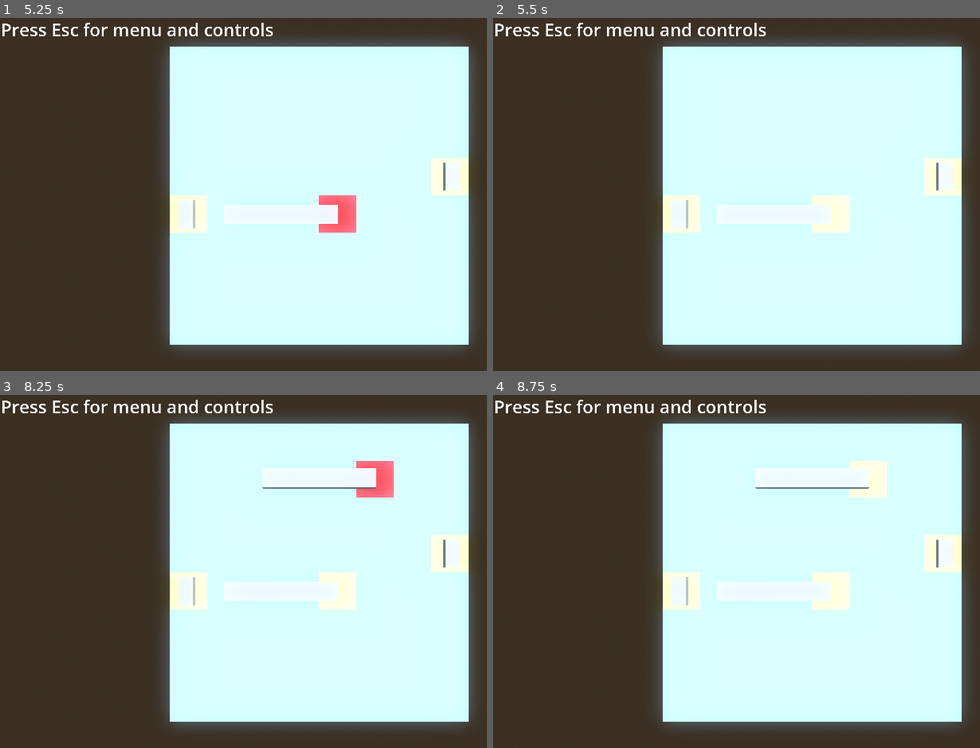
Above: before the commit, frames 1-4 (two rows, left to right).
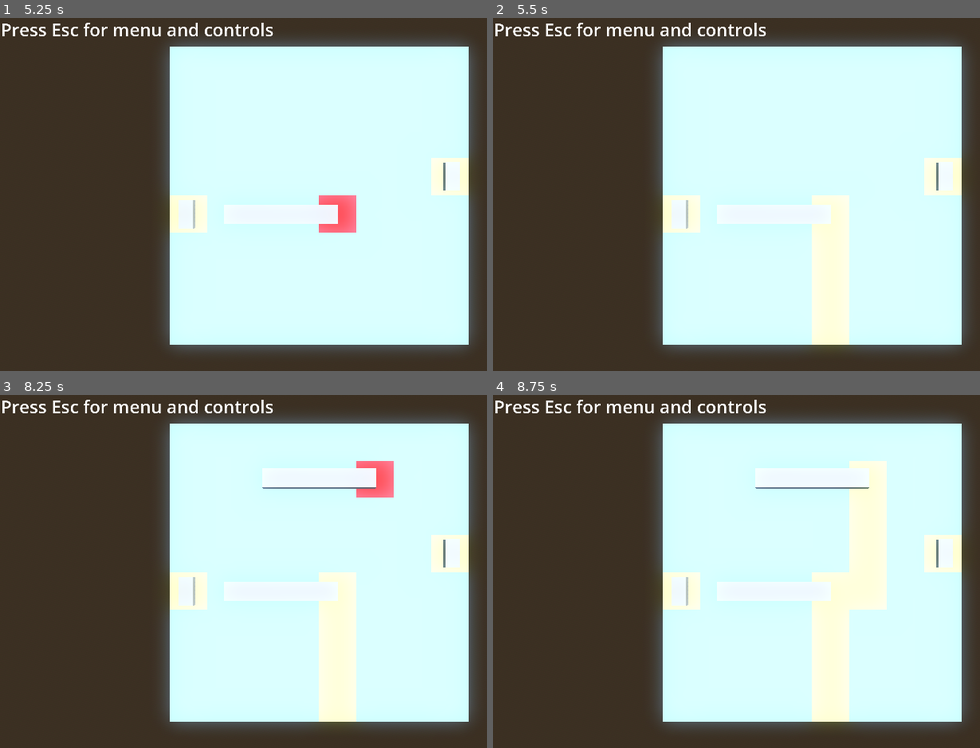
Above: after the commit, the same moments.

Repository: Qwenty228/netcentric
Game: Godot game, scene res://base_level.tscn
Two runs of this game, one before a commit and one after it. Both use one fixed random seed, a clock stepped at 60 frames per second and the inputs below.
Inputs (mouse positions are in pixels of both pictures, inside the frame that each line leads up to):
- Up to frame 1 (5.25 s): tap Enter at 0.5, 2, 3.5 s; move the mouse to (457, 176) at 0.52 s; tap B (build) at 0.6, 1.55, 3.05, 3.6, 4.55 s; click (457, 176) at 0.8 s; tap Space at 1.25, 2.75, 4.25 s; move the mouse to (189, 212) at 1.27 s; click (189, 212) at 1.35 s; move the mouse to (384, 116) at 2.02 s; tap 1 (boat1) at 2.1 s; click (384, 116) at 2.3 s; move the mouse to (287, 265) at 2.77 s; tap 4 (boat4) at 2.85 s; move the mouse to (outside the picture) at 3.52 s; click (outside the picture) at 3.8 s; move the mouse to (126, 141) at 4.27 s; click (126, 141) at 4.35 s; move the mouse to (350, 194) at 5.02 s; tap R (rotate) at 5.1 s
- Up to frame 2 (5.5 s): click (843, 194) at 5.3 s
- Up to frame 3 (8.25 s): move the mouse to (224, 483) at 5.77 s; tap B (build) at 5.85, 7.55 s; move the mouse to (457, 553) at 6.52 s; click (457, 553) at 6.6 s; move the mouse to (189, 589) at 7.27 s; tap 1 (boat1) at 7.35 s; move the mouse to (384, 493) at 8.02 s; tap 4 (boat4) at 8.1 s
- Up to frame 4 (8.75 s): click (877, 493) at 8.3 s

Frame 1 is identical in both runs. In frame 2, 2.5% of the frame differs, in the area x 65-74%, y 60-94%; in frame 3, 2.5%; in frame 4, 4.9%, in the area x 65-81%, y 29-94%.
Error after the commit: Invalid access to property or key 'global_position' on a base object of type 'null instance'. (res://RayPickerCamera/ray_picker_camera.gd:35)

Commit message:
Clear row of cells

Diff:
--- a/Boats/boat_4.gd
+++ b/Boats/boat_4.gd
@@ -1,11 +1,3 @@
 extends Node3D
 
-
-# Called when the node enters the scene tree for the first time.
-func _ready() -> void:
-	pass # Replace with function body.
-
-
-# Called every frame. 'delta' is the elapsed time since the previous frame.
-func _process(delta: float) -> void:
-	pass
+@export var units: int = 4
--- a/Boats/boat_4.tscn
+++ b/Boats/boat_4.tscn
@@ -1,7 +1,18 @@
-[gd_scene format=3 uid="uid://dekylbw61q2f4"]
+[gd_scene load_steps=3 format=3 uid="uid://dekylbw61q2f4"]
 
-[node name="BoatFour" type="Node3D"]
+[ext_resource type="Script" path="res://Boats/boat_4.gd" id="1_ssf2t"]
 
-[node name="CSGBox3D" type="CSGBox3D" parent="."]
+[sub_resource type="GDScript" id="GDScript_4ofea"]
+script/source = "extends CSGBox3D
+"
+
+[node name="BoatFour" type="Node3D" groups=["boat"]]
+script = ExtResource("1_ssf2t")
+
+[node name="CSGBox3D" type="CSGBox3D" parent="." groups=["boat"]]
 transform = Transform3D(1, 0, 0, 0, 1, 0, 0, 0, 1, 0, 0, 6)
 size = Vector3(2, 1, 12)
+script = SubResource("GDScript_4ofea")
+
+[node name="head" type="Marker3D" parent="CSGBox3D"]
+transform = Transform3D(1, 0, 0, 0, 1, 0, 0, 0, 1, 0, 0, -5.60928)
--- /dev/null
+++ b/Boats/small_boat.gd
@@ -0,0 +1,3 @@
+extends Node3D
+
+@export var units: int = 1
--- a/Boats/small_boat.tscn
+++ b/Boats/small_boat.tscn
@@ -1,6 +1,9 @@
-[gd_scene format=3 uid="uid://c2yxhd1w7tb60"]
+[gd_scene load_steps=2 format=3 uid="uid://c2yxhd1w7tb60"]
 
-[node name="SmallBoat" type="Node3D"]
+[ext_resource type="Script" path="res://Boats/small_boat.gd" id="1_qwx7j"]
 
-[node name="CSGBox3D" type="CSGBox3D" parent="."]
+[node name="SmallBoat" type="Node3D" groups=["boat"]]
+script = ExtResource("1_qwx7j")
+
+[node name="CSGBox3D" type="CSGBox3D" parent="." groups=["boat"]]
 size = Vector3(1.5, 1, 3)
--- a/RayPickerCamera/ray_picker_camera.gd
+++ b/RayPickerCamera/ray_picker_camera.gd
@@ -26,9 +26,20 @@
 	ray_cast_3d.target_position = project_local_ray_normal(mouse_position) * 500
 	ray_cast_3d.force_raycast_update()
 	if ray_cast_3d.is_colliding():
+
 		Input.set_default_cursor_shape(Input.CURSOR_POINTING_HAND)
 		var collider = ray_cast_3d.get_collider()
-		if collider is GridMap:
+		print(collider)
+		if collider.is_in_group("boat"):
+			if Input.is_action_just_pressed("click"):
+				var temp_cell = grid_map.local_to_map(collider.get_child(0).global_position)
+				for i in range(collider.get_parent().units):
+					grid_map.set_cell_item(temp_cell, 0)
+					temp_cell.z += 1
+				previous_boat = null
+				collider.queue_free()
+
+		elif collider is GridMap:
 			if build_mode:
 				var collision_point = ray_cast_3d.get_collision_point()
 				var cell = grid_map.local_to_map(collision_point)
@@ -38,6 +49,11 @@
 				if Input.is_action_just_pressed("click"):
 					if grid_map.get_cell_item(cell) != 2:
 						grid_map.set_cell_item(cell, 2)
+						var temp_cell = cell
+						previous_boat.get_child(0).use_collision = true
+						for i in range(previous_boat.units-1):
+							temp_cell.z += 1
+							grid_map.set_cell_item(temp_cell, 2)
 						previous_boat = null
 					elif grid_map.get_cell_item(cell) == 2:
 						grid_map.set_cell_item(cell, 0)
